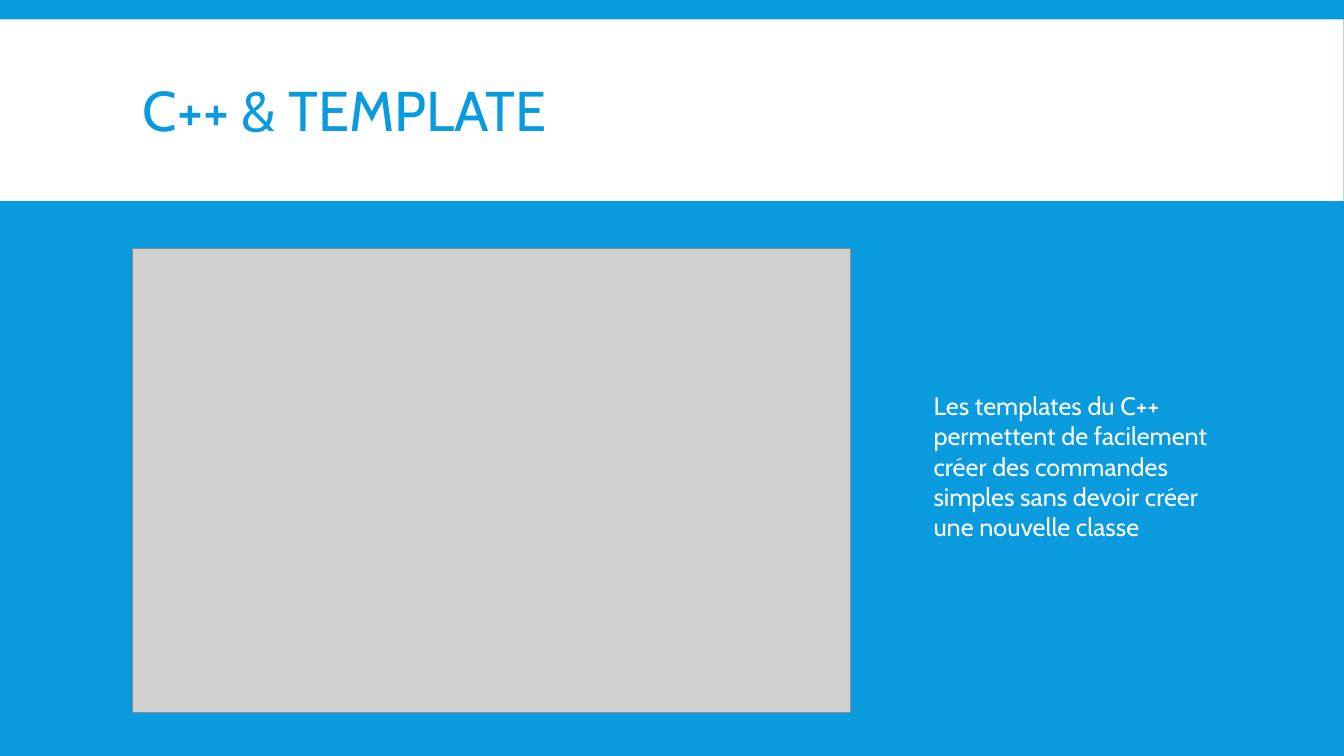
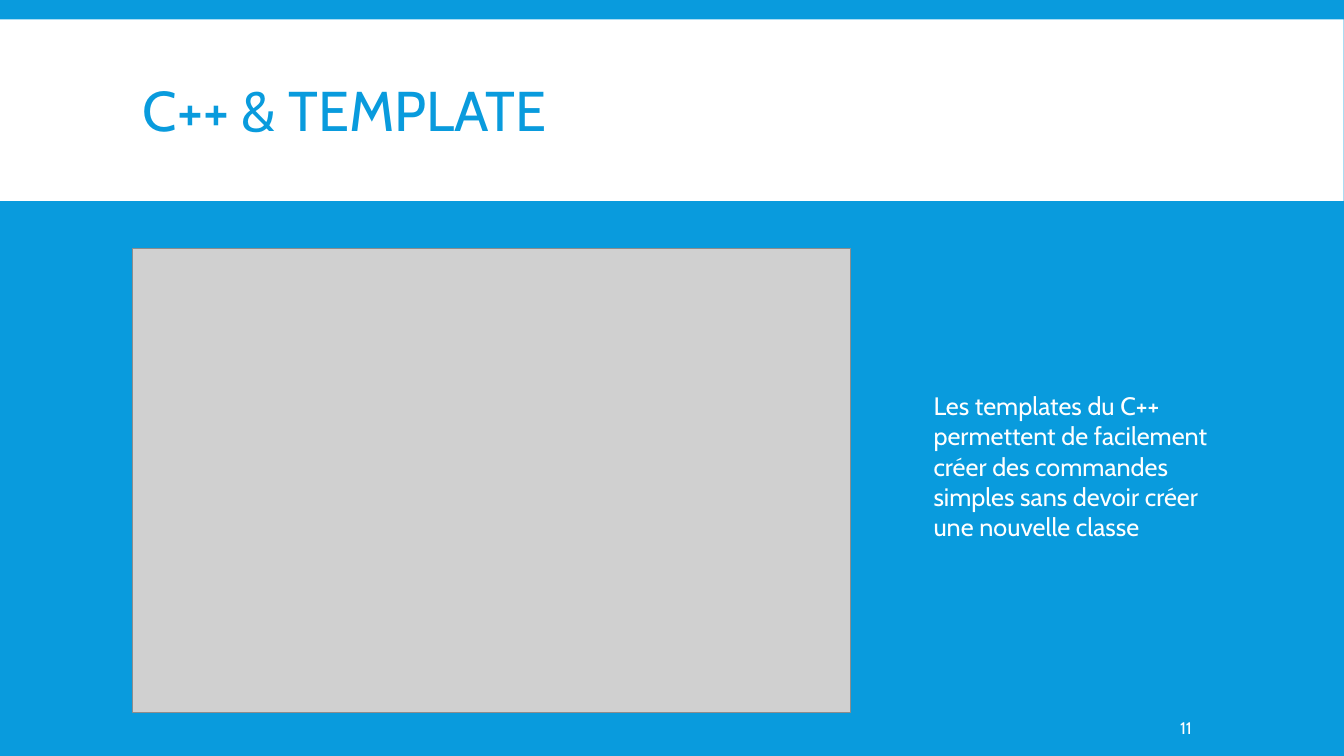
Before and after one commit to BastienClement/Sokonet, a slide deck: slide 11 of Commande.pptx. Drawn at 1344x756 pixels with LibreOffice and Linux fonts; fonts in the diff are those of the drawing; grey boxes stand for pictures. Boxes give left, top, right and bottom in pixels: in the first picture for what was removed or moved away, otherwise in the second. Text is boxed around its words. In the diff, an @@ line names an element or a change of style, - is before the commit and + after.

```diff
--- a/Commande.pptx
+++ b/Commande.pptx
@@ page number added at [1180,722,1192,734], 12 pt, text #FFFFFF @@
+11
```
Also in this commit, not shown: 11 other slides changed.
